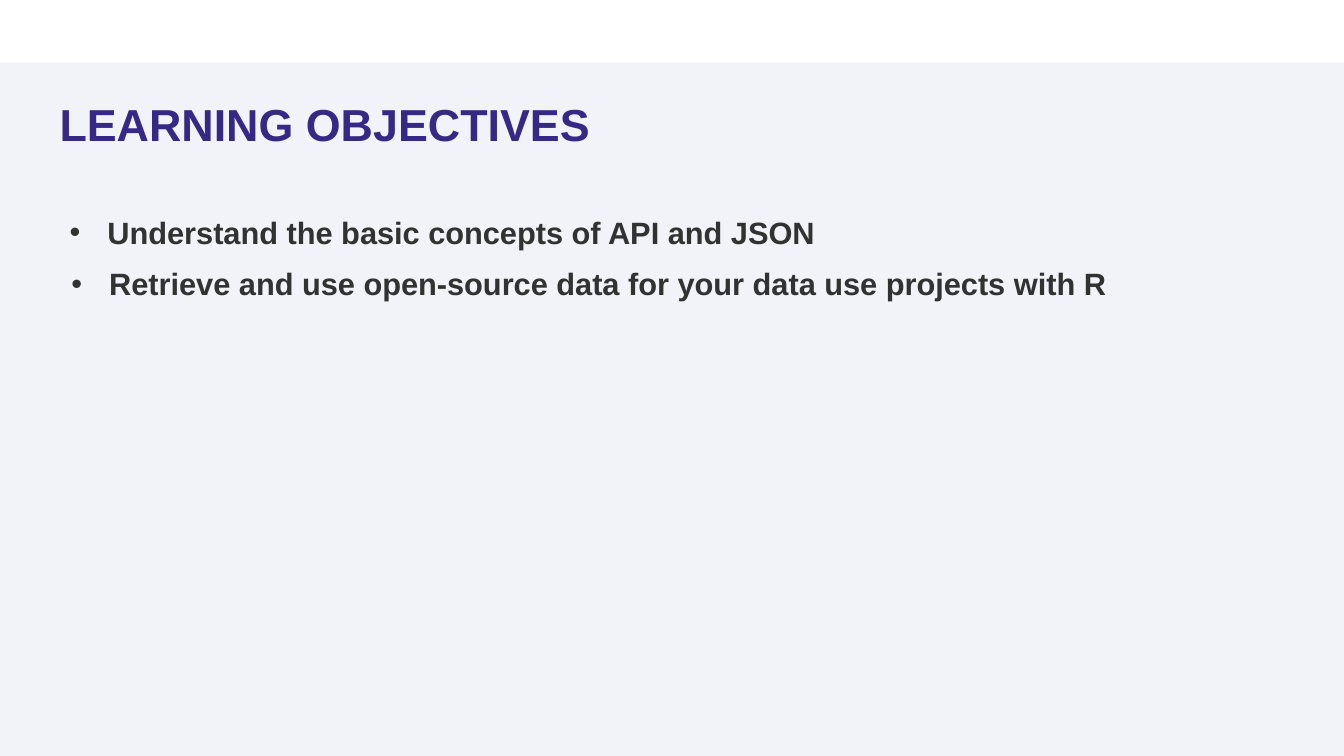
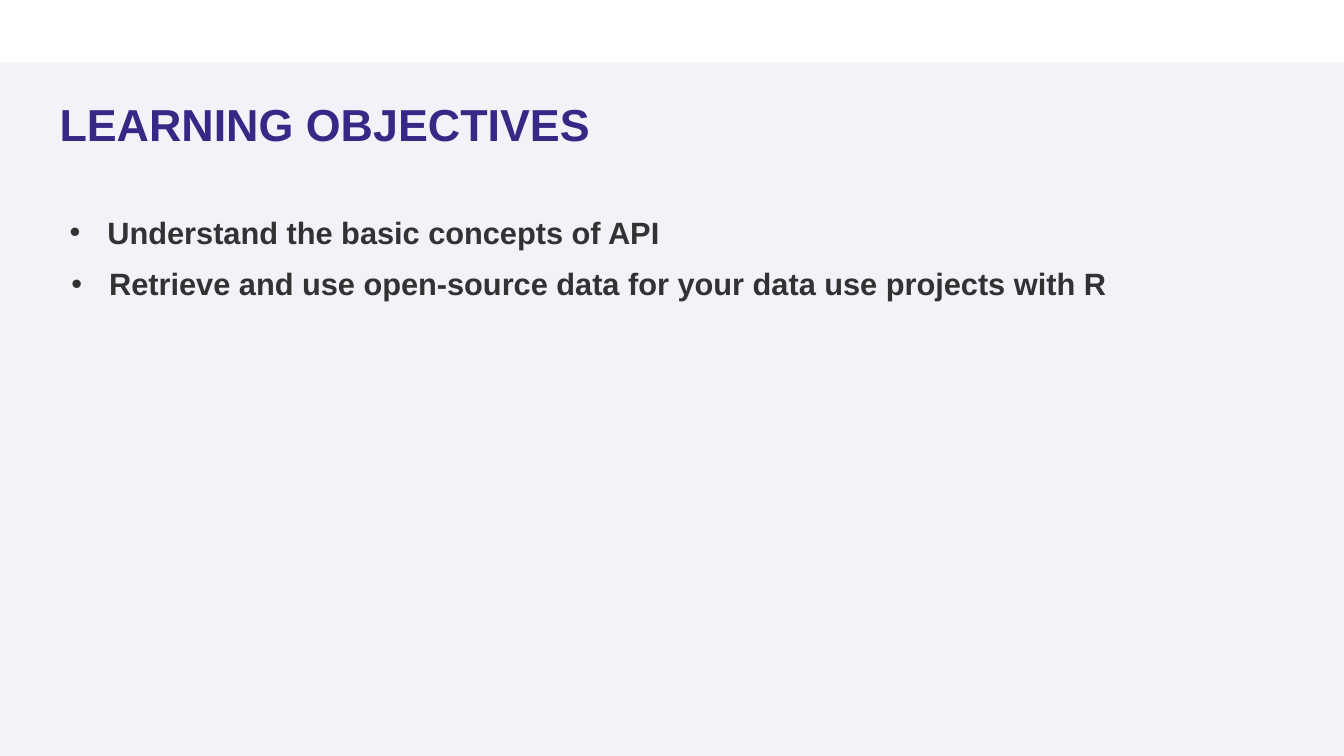
Before and after one commit to sooyoung1021/Module-5-Open-Source-Data, a slide deck: slide 2 of presentations/Module 5_Open Source Data.pptx. Drawn at 1344x756 pixels with LibreOffice and Linux fonts; fonts in the diff are those of the drawing; background and template pictures are left out. Boxes give left, top, right and bottom in pixels: in the first picture for what was removed or moved away, otherwise in the second. Text is boxed around its words. In the diff, an @@ line names an element or a change of style, - is before the commit and + after.

```diff
--- a/presentations/Module 5_Open Source Data.pptx
+++ b/presentations/Module 5_Open Source Data.pptx
@@ text at (107, 221, 659, 250): text changed @@
-• Understand the basic concepts of API and JSON
+• Understand the basic concepts of API
```
Also in this commit, not shown: 8 other slides changed, 12 slides added, 4 slides removed, 1 other file.
